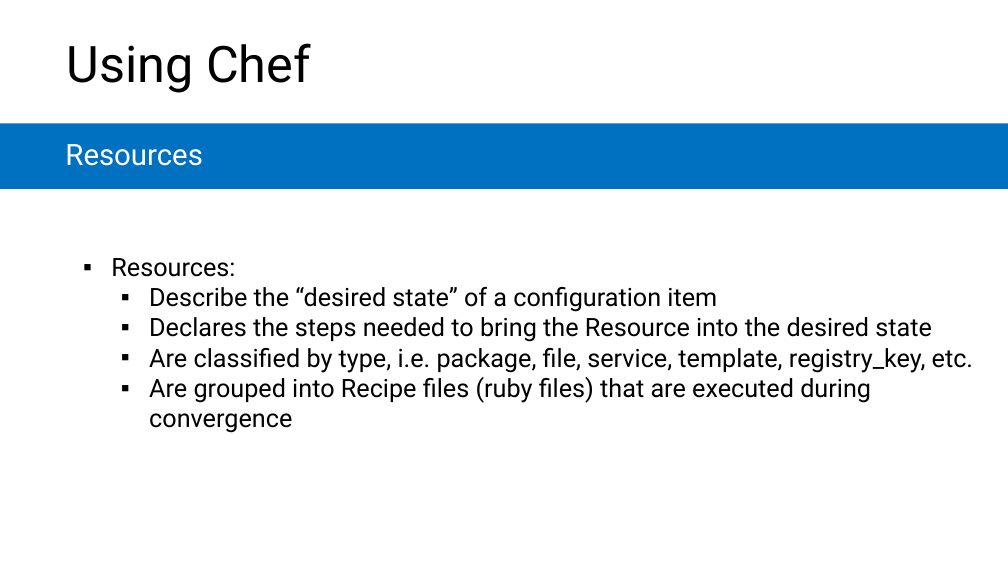
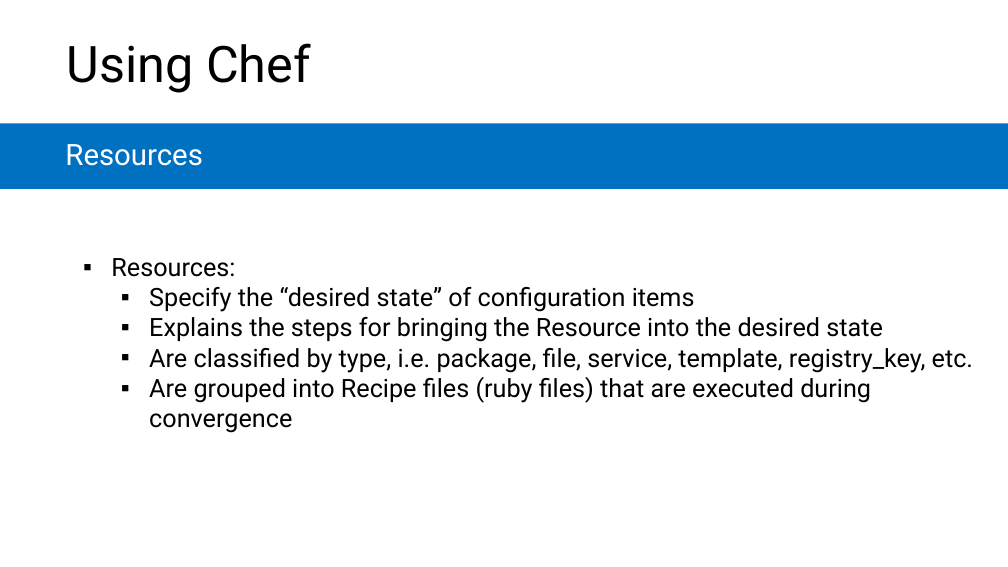
Before and after one commit to microsoft/AcademicContent, a slide deck: slide 21 of Complimentary Course Content/Module7/Lessons/Module7_Lesson3 Introduction to Chef.pptx. Drawn at 1008x567 pixels with LibreOffice and Linux fonts; fonts in the diff are those of the drawing. Boxes give left, top, right and bottom in pixels: in the first picture for what was removed or moved away, otherwise in the second. Text is boxed around its words. In the diff, an @@ line names an element or a change of style, - is before the commit and + after.

```diff
--- a/Complimentary Course Content/Module7/Lessons/Module7_Lesson3 Introduction to Chef.pptx
+++ b/Complimentary Course Content/Module7/Lessons/Module7_Lesson3 Introduction to Chef.pptx
@@ text at bbox=[149, 287, 883, 342]: text changed @@
-      ▪ Describe the “desired state” of a configuration item
-      ▪ Declares the steps needed to bring the Resource into the desired state
+      ▪ Specify the “desired state” of configuration items
+      ▪ Explains the steps for bringing the Resource into the desired state
```
Also in this commit, not shown: 2 other slides changed, 1 other file.
